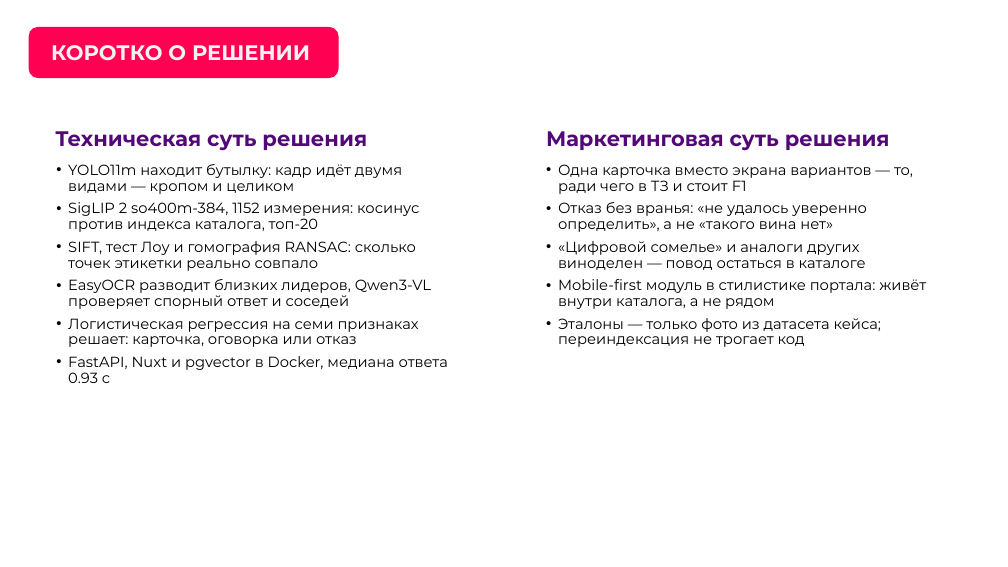
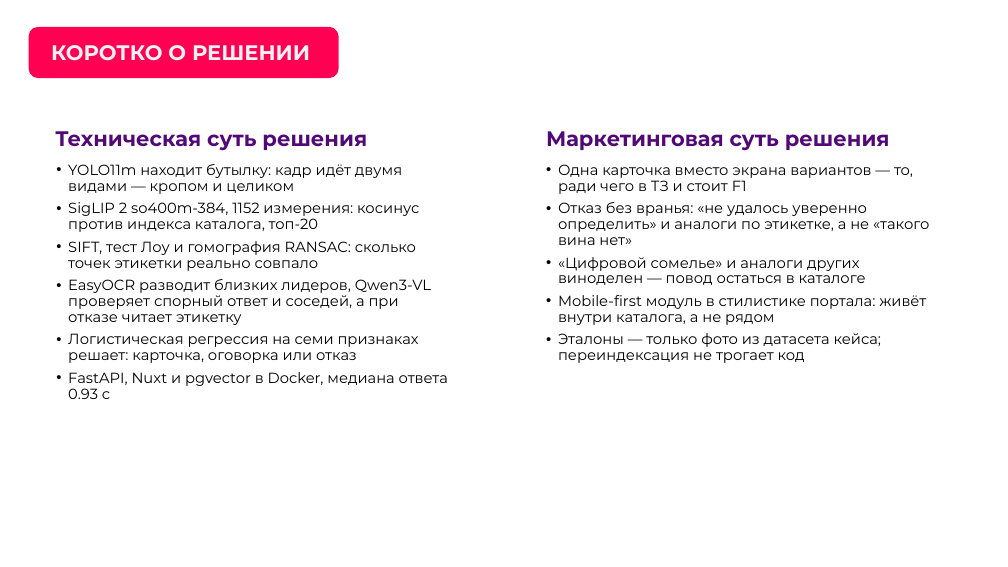
Before and after one commit to AlexGvr/rus_vines, a slide deck: slide 5 of ЛЦТ2026 Сканер российских вин.pptx. Drawn at 1008x567 pixels with LibreOffice and Linux fonts; fonts in the diff are those of the drawing; background and template pictures are left out. Boxes give left, top, right and bottom in pixels: in the first picture for what was removed or moved away, otherwise in the second. Text is boxed around its words. In the diff, an @@ line names an element or a change of style, - is before the commit and + after.

```diff
--- a/ЛЦТ2026 Сканер российских вин.pptx
+++ b/ЛЦТ2026 Сканер российских вин.pptx
@@ text at [558, 202, 929, 245]: text changed @@
-• Отказ без вранья: «не удалось уверенно определить», а не «такого вина нет»
+• Отказ без вранья: «не удалось уверенно определить» и аналоги по этикетке, а не «такого вина нет»
@@ text at [68, 279, 431, 325]: text changed @@
-• EasyOCR разводит близких лидеров, Qwen3-VL проверяет спорный ответ и соседей
+• EasyOCR разводит близких лидеров, Qwen3-VL проверяет спорный ответ и соседей, а при отказе читает этикетку
```
Also in this commit, not shown: 7 other slides changed, 1 other file.
